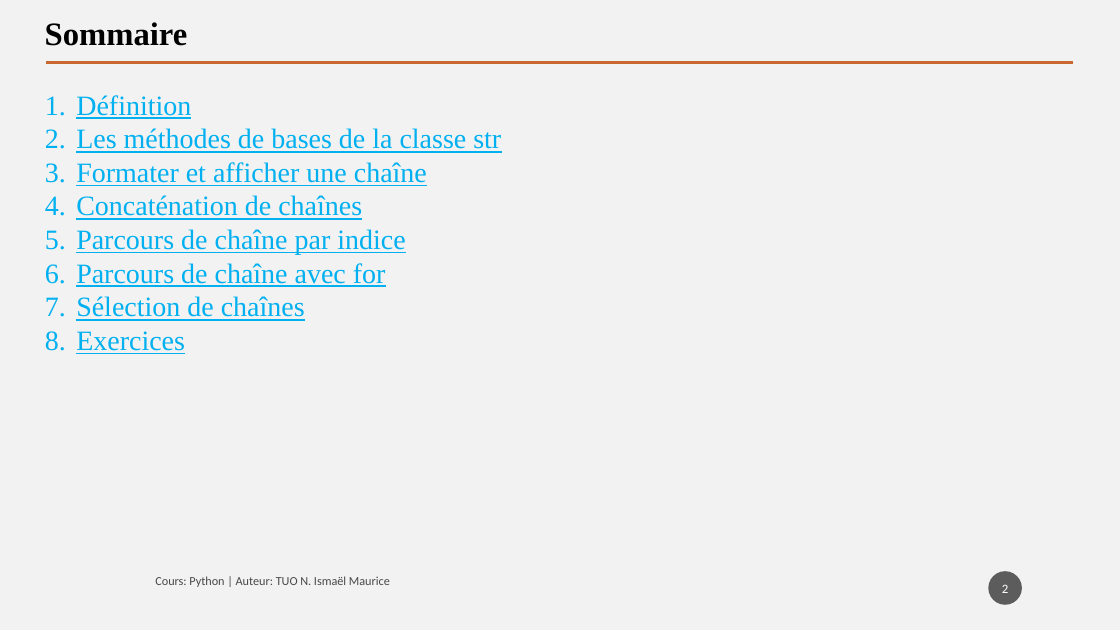
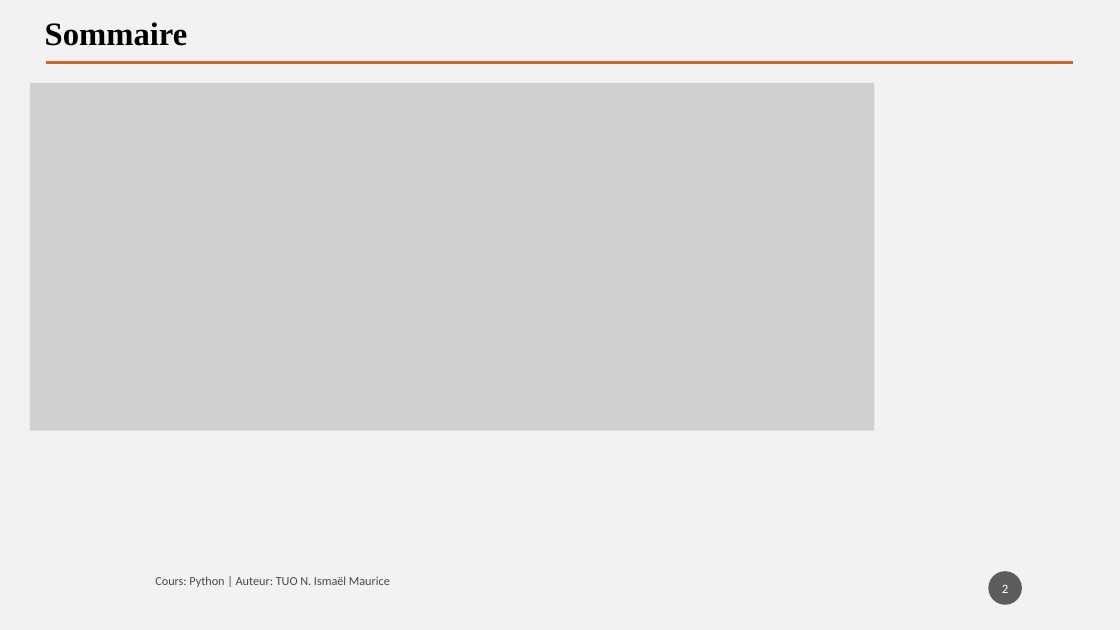
Before and after one commit to tisma95/cours-python, a slide deck: slide 2 of source/Chapitre 8 - Les chaines de caractères.pptx. Drawn at 1120x630 pixels with LibreOffice and Linux fonts; fonts in the diff are those of the drawing; grey boxes stand for pictures. Boxes give left, top, right and bottom in pixels: in the first picture for what was removed or moved away, otherwise in the second. Text is boxed around its words. In the diff, an @@ line names an element or a change of style, - is before the commit and + after.

```diff
--- a/source/Chapitre 8 - Les chaines de caractères.pptx
+++ b/source/Chapitre 8 - Les chaines de caractères.pptx
@@ picture added at [30, 83, 875, 431] @@
@@ text removed at [76, 95, 501, 354] @@
-1. Définition
-2. Les méthodes de bases de la classe str
-3. Formater et afficher une chaîne
-4. Concaténation de chaînes
-5. Parcours de chaîne par indice
-6. Parcours de chaîne avec for
-7. Sélection de chaînes
-8. Exercices
```
Also in this commit, not shown: 7 other slides changed, 11 slides added, 10 other files.
